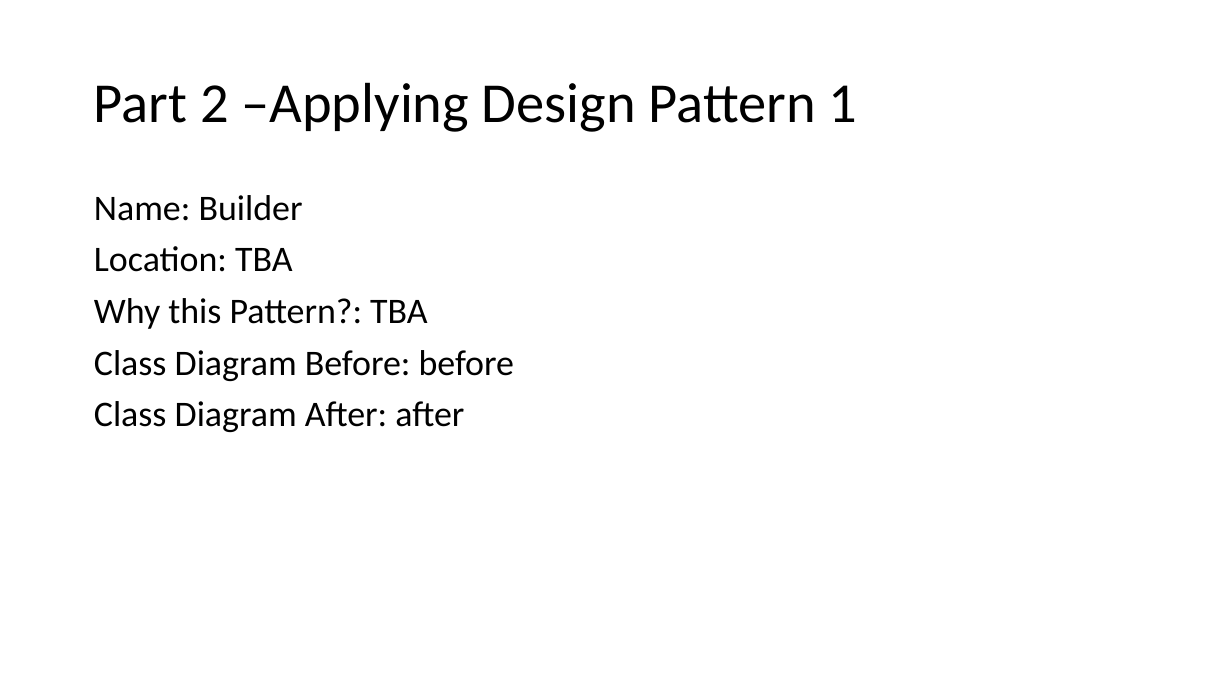
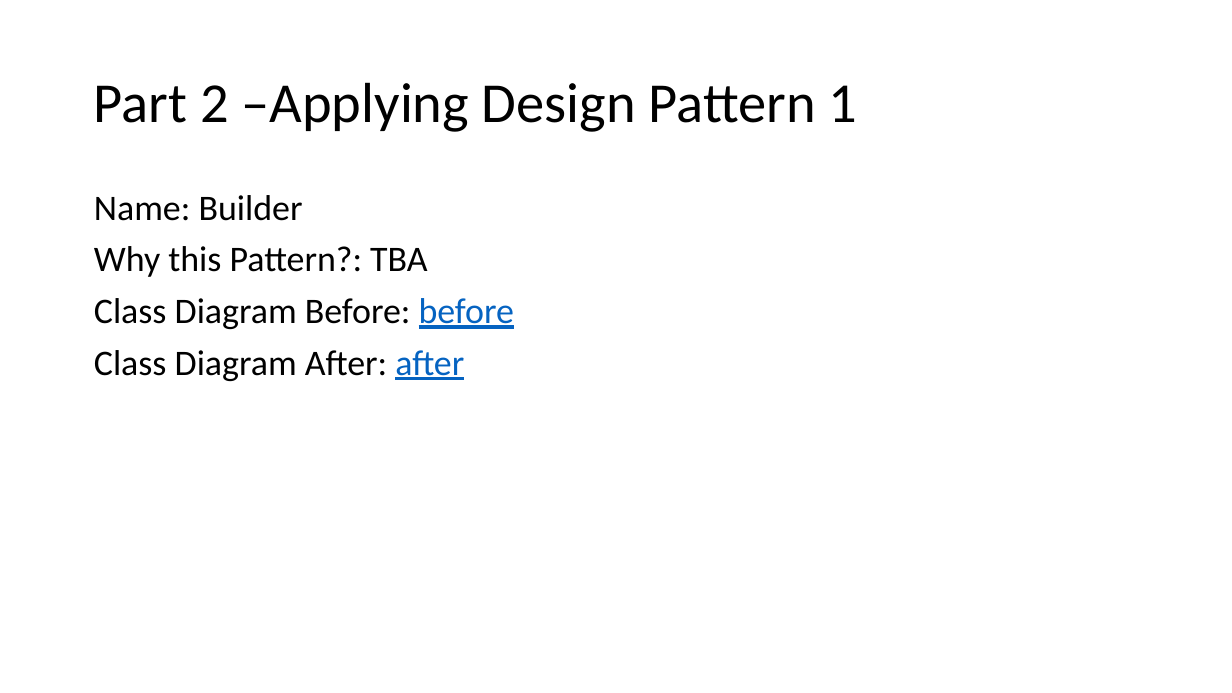
Before and after one commit to steven-snelling/PR301-Assignment_3, a slide deck: slide 4 of documentation/assignment_3_documentation.pptx. Drawn at 1232x693 pixels with LibreOffice and Linux fonts; fonts in the diff are those of the drawing. Boxes give left, top, right and bottom in pixels: in the first picture for what was removed or moved away, otherwise in the second. Text is boxed around its words. In the diff, an @@ line names an element or a change of style, - is before the commit and + after.

Commit message:
updated documentation

```diff
--- a/documentation/assignment_3_documentation.pptx
+++ b/documentation/assignment_3_documentation.pptx
@@ text at bbox=[94, 246, 292, 272]: paragraph removed @@
-Location: TBA
@@ text at bbox=[94, 298, 514, 381]: text colour #000000 to #0563C1, underline on in "before", "after" @@
```
